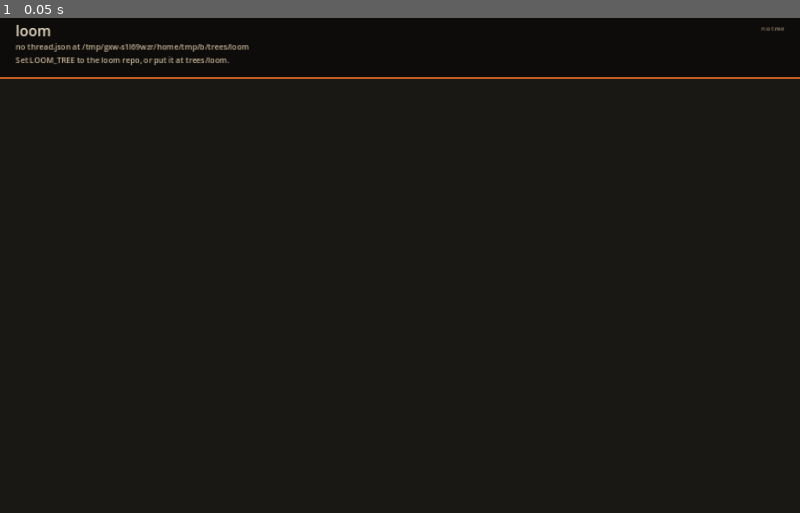
Above: before the commit, frame 1.
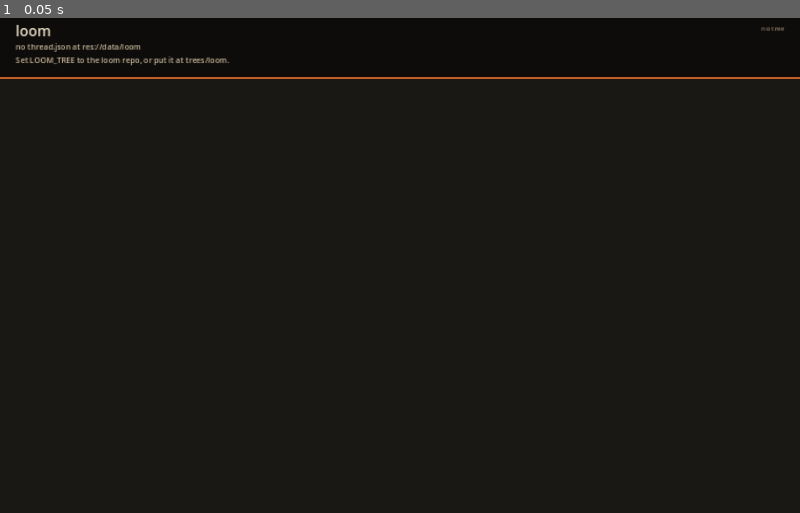
Above: after the commit, the same moment.

Repository: AutomatedPOS/loom-weave-godot
Game: Godot game, scene res://weave/Main.tscn
Two runs of this game, one before a commit and one after it. Both use one fixed random seed, a clock stepped at 60 frames per second and the inputs below.
Inputs:
- Up to frame 1 (0.05 s): no input

The runs differ from the first frame. In frame 1, 0.2% of the frame differs, in the area x 10-32%, y 5-7%.

Commit message:
feat: web export for Cloudflare Pages
Packs the loom tree into the PCK, exports HTML5 without threads, gzips
the wasm so it fits under Pages' 25 MiB file cap. Deploy:

  ./export.sh
  wrangler pages deploy build/web --project-name loom-weave-godot

Co-authored-by: AutomatedPOS <AutomatedPOS@users.noreply.github.com>

Diff:
--- a/weave/Main.gd
+++ b/weave/Main.gd
@@ -30,6 +30,8 @@
 
 
 func _loom_path() -> String:
+	if FileAccess.file_exists("res://data/loom/thread.json"):
+		return "res://data/loom"
 	var env := OS.get_environment("LOOM_TREE")
 	if env != "" and FileAccess.file_exists(env.path_join("thread.json")):
 		return env
@@ -43,7 +45,7 @@
 	for g in guesses:
 		if FileAccess.file_exists(g.path_join("thread.json")):
 			return g
-	return here.path_join("trees/loom")
+	return "res://data/loom"
 
 
 func _paint_interface(n: Dictionary) -> void:
Not shown, added: export_presets.cfg
Not shown, changed: .gitignore
Not shown, changed: README.md
Not shown, added: export.sh
Not shown, added: scripts/pack_loom_data.py
Not shown, added: wrangler.toml
